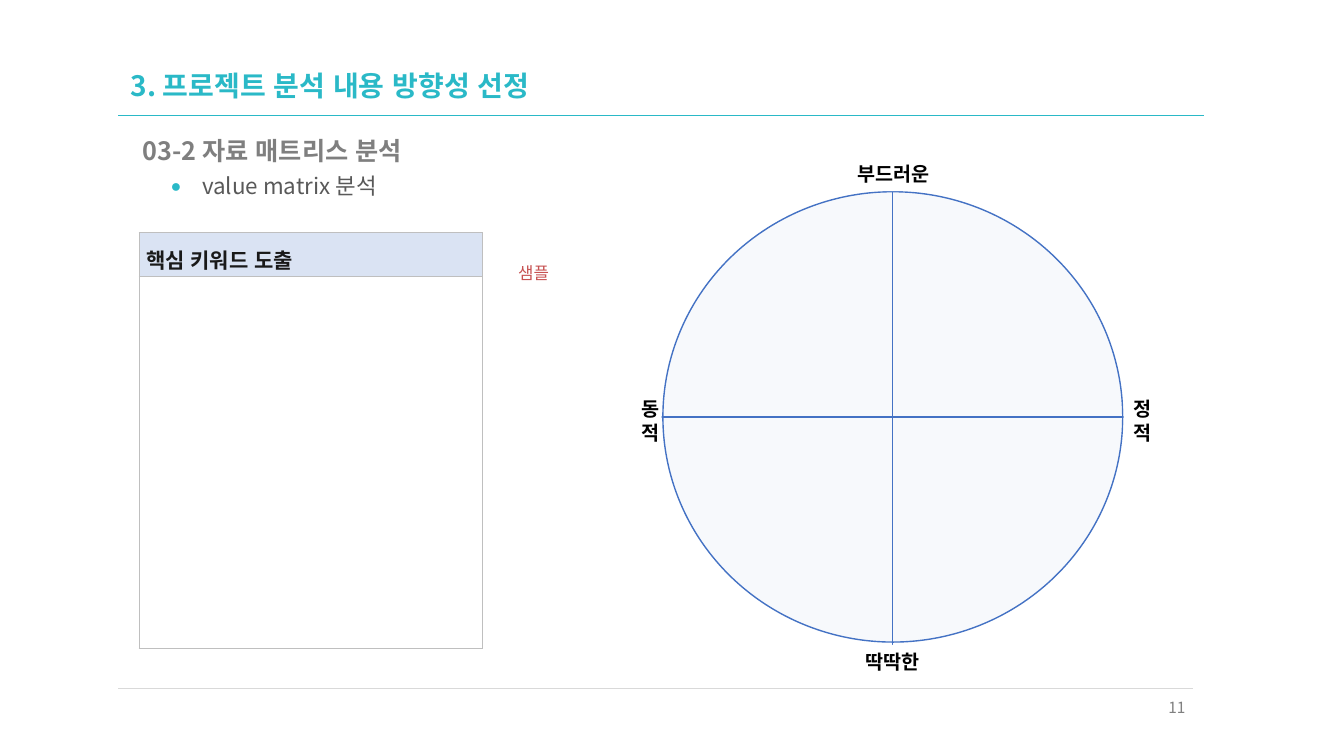
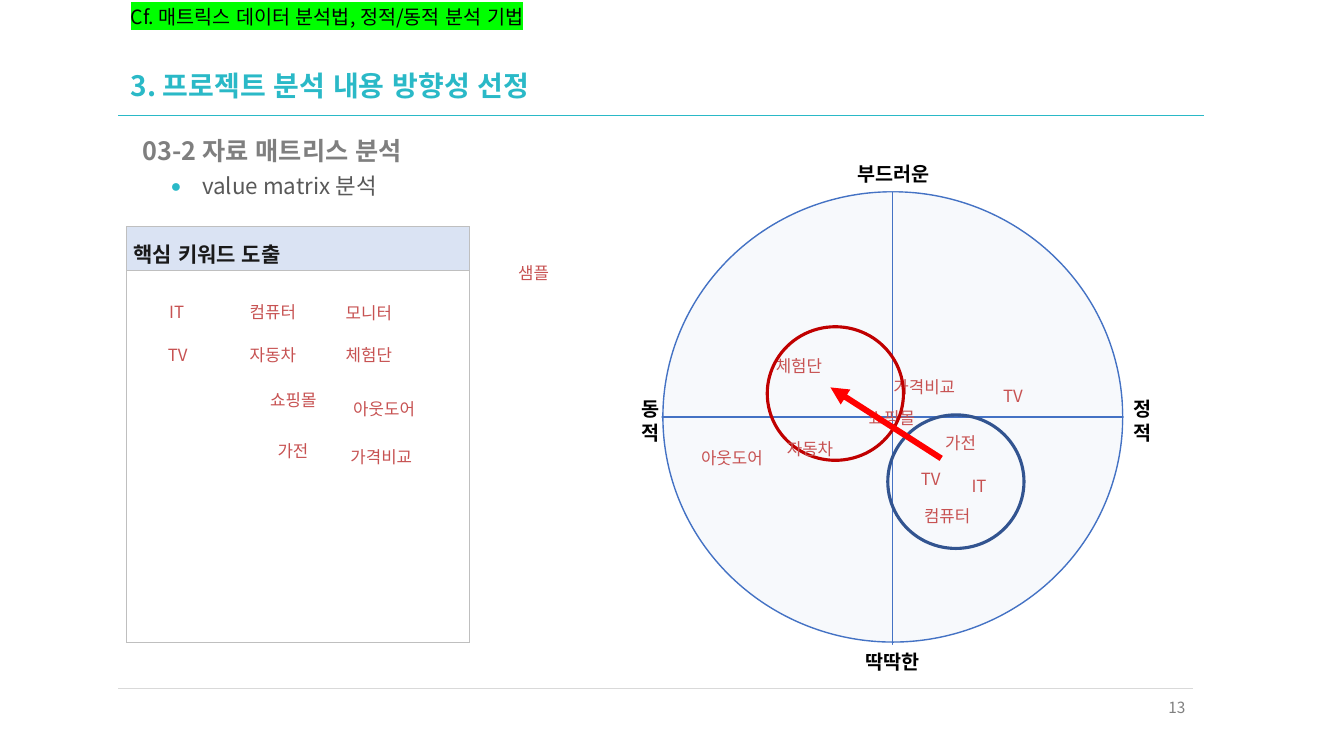
Before and after one commit to ekfka4863/frontEndCource_210901, a slide deck: slide 13 of source/n_01_UIUX요구분석_다나와닷컴.pptx (slide 11 before the commit). Drawn at 1344x756 pixels with LibreOffice and Linux fonts; fonts in the diff are those of the drawing. Boxes give left, top, right and bottom in pixels: in the first picture for what was removed or moved away, otherwise in the second. Text is boxed around its words. In the diff, an @@ line names an element or a change of style, - is before the commit and + after.

```diff
--- a/source/n_01_UIUX요구분석_다나와닷컴.pptx
+++ b/source/n_01_UIUX요구분석_다나와닷컴.pptx
@@ text added at [131,7,523,28], 14 pt, text #000000 @@
+Cf. 매트릭스 데이터 분석법, 정적/동적 분석 기법
@@ table: place and size @@
-table at [139,233,483,649]
+table at [126,227,470,643]
@@ text added at [169,305,184,318], 12 pt, text #C75252 @@
+IT
@@ text added at [250,304,296,320], 12 pt, text #C75252 @@
+컴퓨터
@@ text added at [346,305,392,321], 12 pt, text #C75252 @@
+모니터
@@ ellipse added at [767,327,903,461], outline #C00000 2.25 pt @@
@@ text added at [168,348,188,361], 12 pt, text #C75252 @@
+TV
@@ text added at [250,347,296,363], 12 pt, text #C75252 @@
+자동차
@@ text added at [346,347,392,363], 12 pt, text #C75252 @@
+체험단
@@ text added at [776,355,822,374], 12 pt, text #C75252 @@
+체험단
@@ arrow added from (942, 459) to (831, 387), #FF0000 4.25 pt @@
@@ text added at [893,376,955,398], 12 pt, text #C75252 @@
+가격비교
@@ text added at [1003,389,1023,402], 12 pt, text #C75252 @@
+TV
@@ text added at [270,392,316,408], 12 pt, text #C75252 @@
+쇼핑몰
@@ text added at [353,401,415,417], 12 pt, text #C75252 @@
+아웃도어
@@ text added at [869,407,915,429], 12 pt, text #C75252 @@
+쇼핑몰
@@ ellipse added at [888,415,1024,549], outline #325491 2.25 pt @@
@@ text added at [278,443,309,459], 12 pt, text #C75252 @@
+가전
@@ text added at [350,449,412,465], 12 pt, text #C75252 @@
+가격비교
@@ text added at [787,438,833,460], 12 pt, text #C75252 @@
+자동차
@@ text added at [945,435,976,451], 12 pt, text #C75252 @@
+가전
@@ text added at [701,450,763,466], 12 pt, text #C75252 @@
+아웃도어
@@ text added at [921,472,941,485], 12 pt, text #C75252 @@
+TV
@@ text added at [972,479,987,492], 12 pt, text #C75252 @@
+IT
@@ text added at [924,508,970,524], 12 pt, text #C75252 @@
+컴퓨터
@@ page number at [1168,701,1185,713]: text changed @@
-11
+13
```
Also in this commit, not shown: 7 other slides changed, 2 slides added, 5 other files.
